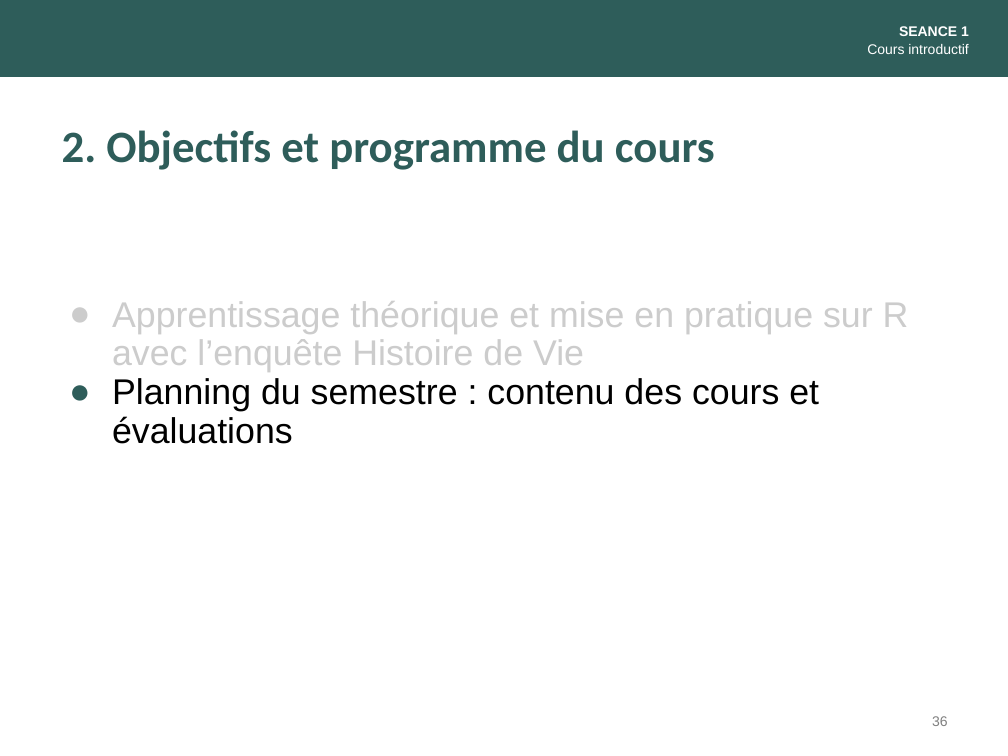
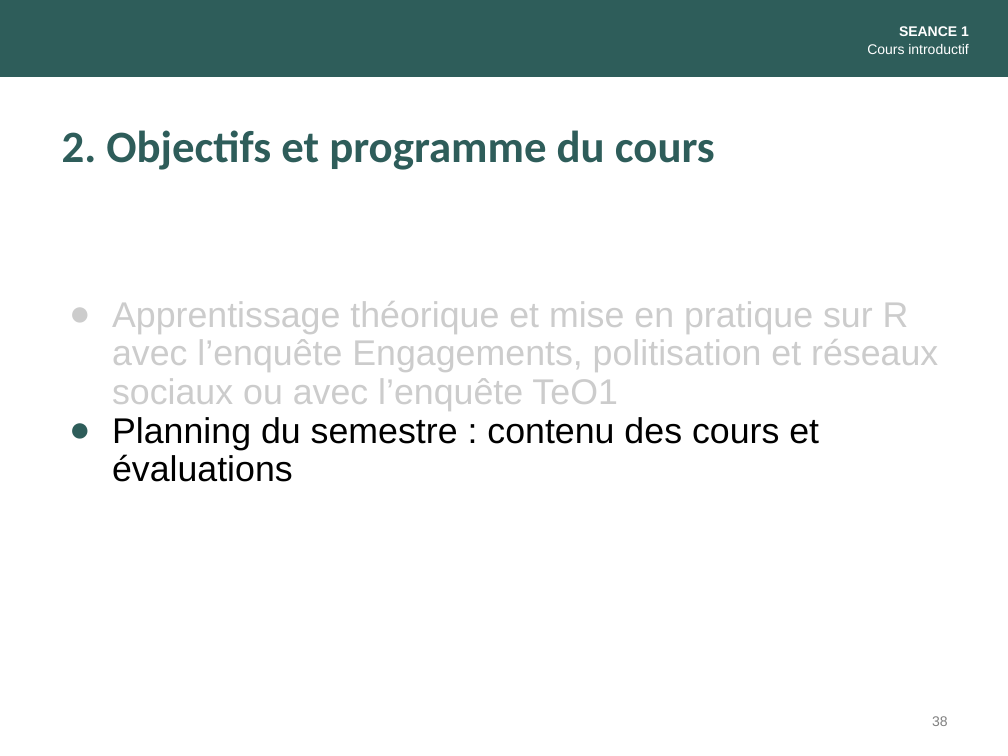
Before and after one commit to alextranslatus/MQSS, a slide deck: slide 38 of slides/1. Intro Partie I.pptx (slide 36 before the commit). Drawn at 1008x756 pixels with LibreOffice and Linux fonts; fonts in the diff are those of the drawing. Boxes give left, top, right and bottom in pixels: in the first picture for what was removed or moved away, otherwise in the second. Text is boxed around its words. In the diff, an @@ line names an element or a change of style, - is before the commit and + after.

```diff
--- a/slides/1. Intro Partie I.pptx
+++ b/slides/1. Intro Partie I.pptx
@@ text at box(112, 301, 938, 411): text changed @@
-● Apprentissage théorique et mise en pratique sur R avec l’enquête Histoire de Vie
+● Apprentissage théorique et mise en pratique sur R avec l’enquête Engagements, politisation et réseaux sociaux ou avec l’enquête TeO1
```
Also in this commit, not shown: 4 other slides changed, 2 slides added, 2 other files.
